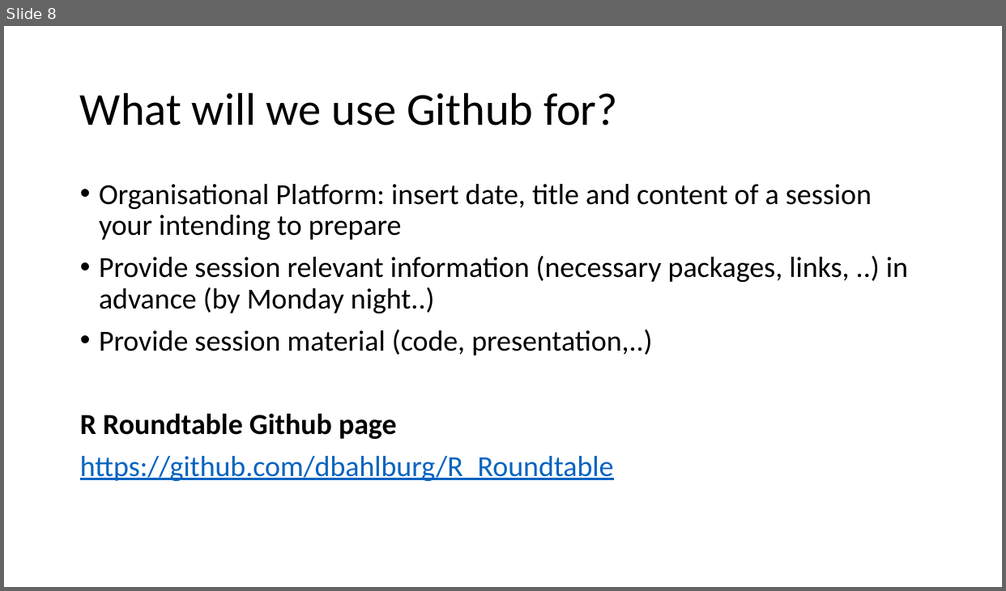
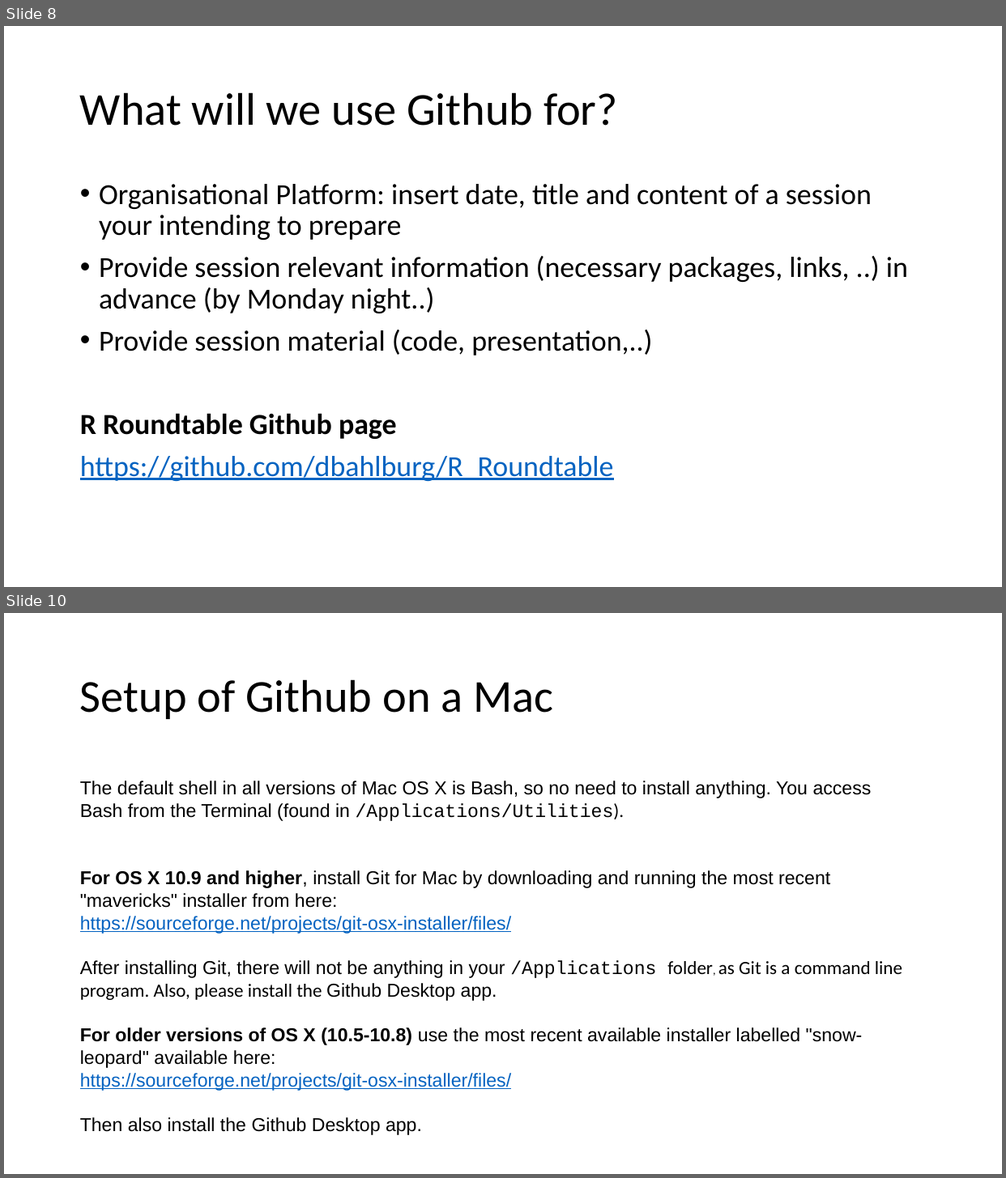
Before and after one commit to dbahlburg/R_Roundtable, a slide deck: Session 29.11.16 Github Setup.pptx. Shown one above the other, each under a label of ours: slide 8 before the commit, slides 8 and 10 after it; the slides between them are not shown. The pictures are 1006x591 and 1006x1178 pixels, drawn with LibreOffice and Linux fonts; fonts in the diff are those of the drawing. Boxes give left, top, right and bottom in pixels: in the first picture for what was removed or moved away, otherwise in the second. Text is boxed around its words. In the diff, an @@ line names an element or a change of style, - is before the commit and + after.

Commit message:
edits to presentation

```diff
--- a/Session 29.11.16 Github Setup.pptx
+++ b/Session 29.11.16 Github Setup.pptx
@@ slide 10 added at [4, 613, 1002, 1174], background #FFFFFF @@
@@ title added at [80, 679, 553, 719], 44 pt, text #000000 @@
+Setup of Github on a Mac
@@ text added at [80, 781, 902, 1135], 18 pt, text #000000 @@
+The default shell in all versions of Mac OS X is Bash, so no need to install anything. You access Bash from the Terminal (found in /Applications/Utilities).
+For OS X 10.9 and higher, install Git for Mac by downloading and running the most recent "mavericks" installer from here:
+https://sourceforge.net/projects/git-osx-installer/files/
+After installing Git, there will not be anything in your /Applications folder, as Git is a command line program. Also, please install the Github Desktop app.
+For older versions of OS X (10.5-10.8) use the most recent available installer labelled "snow-leopard" available here:
+https://sourceforge.net/projects/git-osx-installer/files/
+Then also install the Github Desktop app.
```
Also in this commit, not shown: 1 other slide added.
